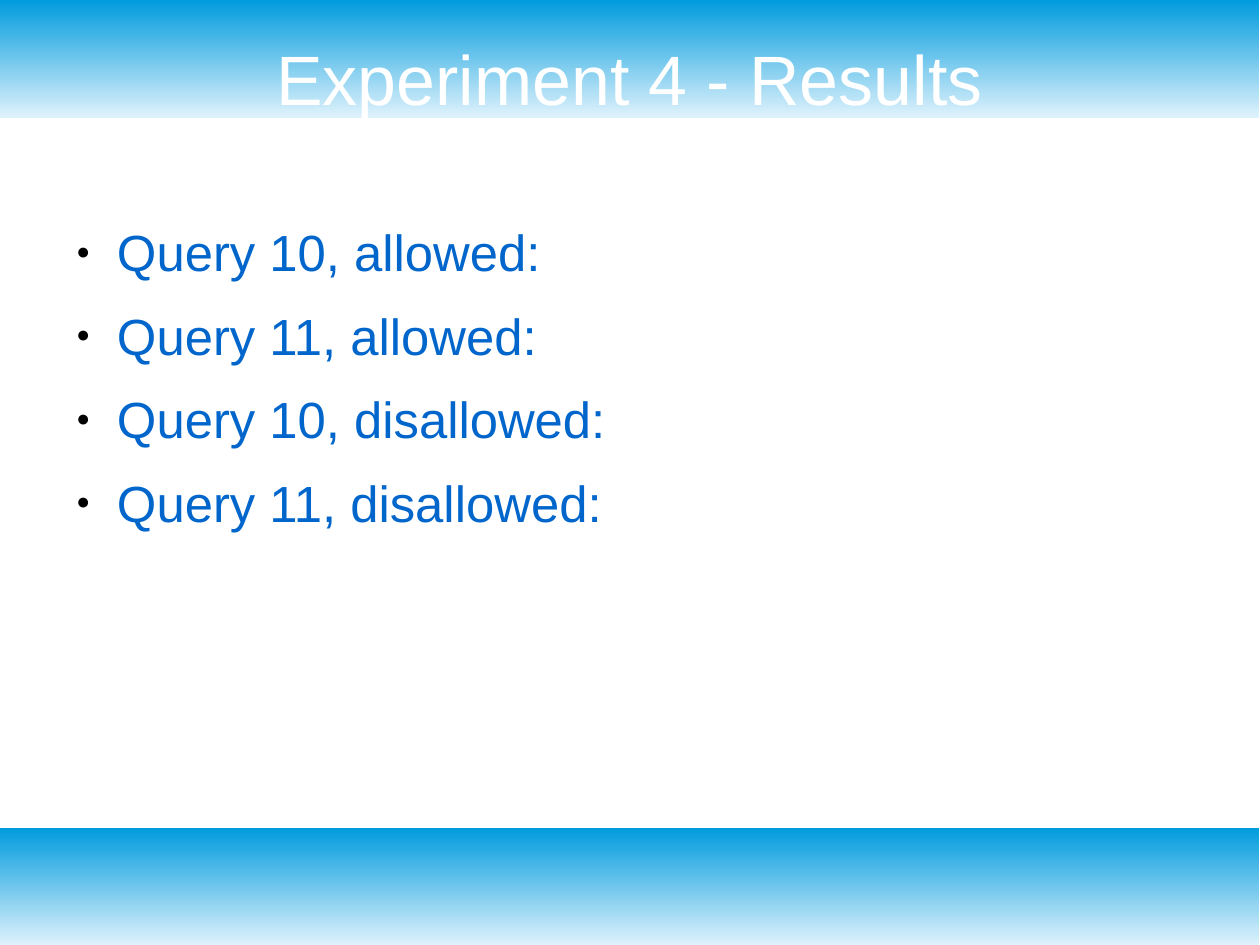
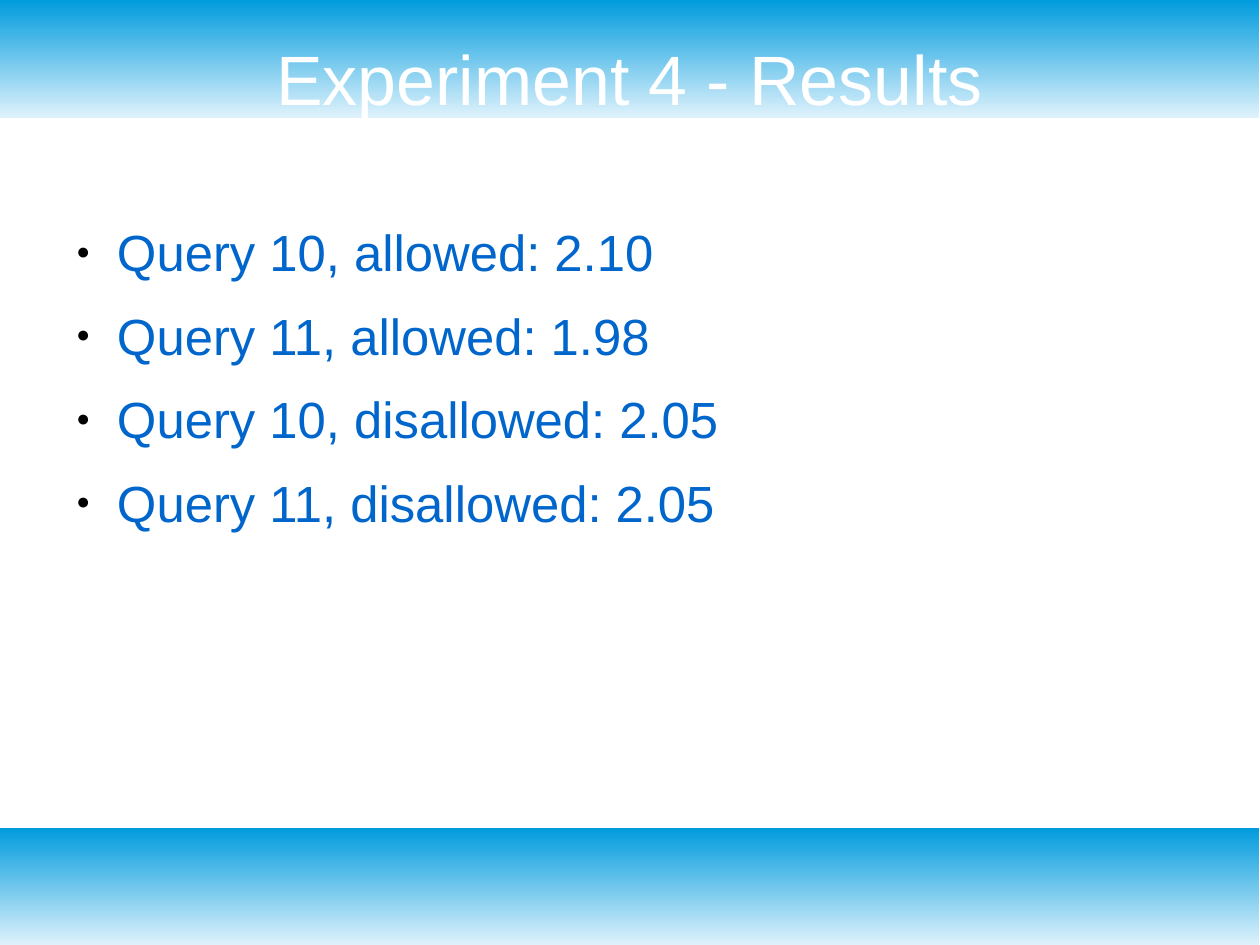
Before and after one commit to jcantrell/Wisconsin-data, a slide deck: slide 11 of Project Part 3.odp. Drawn at 1260x945 pixels with LibreOffice and Linux fonts; fonts in the diff are those of the drawing. Boxes give left, top, right and bottom in pixels: in the first picture for what was removed or moved away, otherwise in the second. Text is boxed around its words. In the diff, an @@ line names an element or a change of style, - is before the commit and + after.

```diff
--- a/Project Part 3.odp
+++ b/Project Part 3.odp
@@ text at (117, 234, 718, 532): text changed @@
-● Query 10, allowed:
-● Query 11, allowed:
-● Query 10, disallowed:
-● Query 11, disallowed:
+● Query 10, allowed: 2.10
+● Query 11, allowed: 1.98
+● Query 10, disallowed: 2.05
+● Query 11, disallowed: 2.05
```
Also in this commit, not shown: 1 other slide changed, 3 other files.
